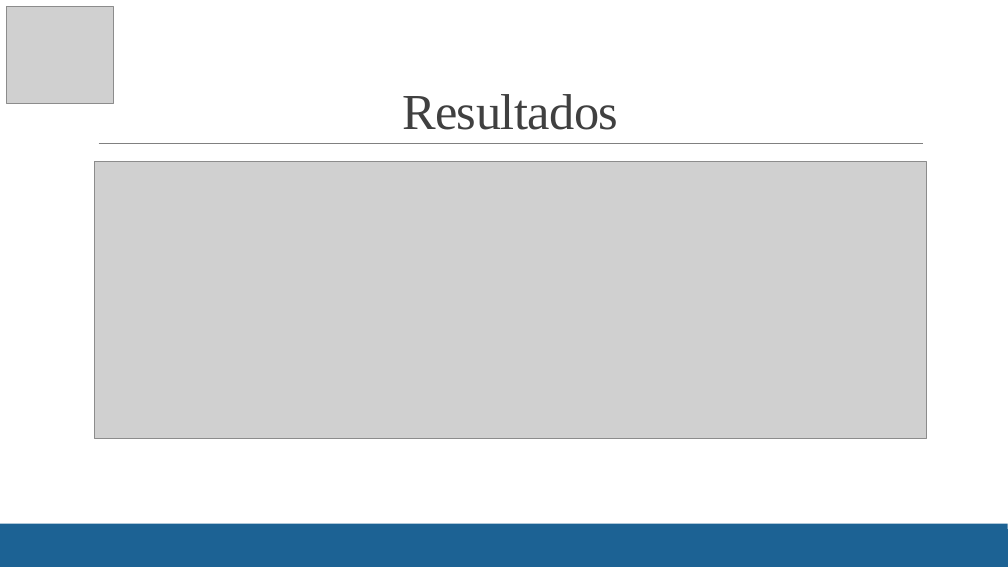
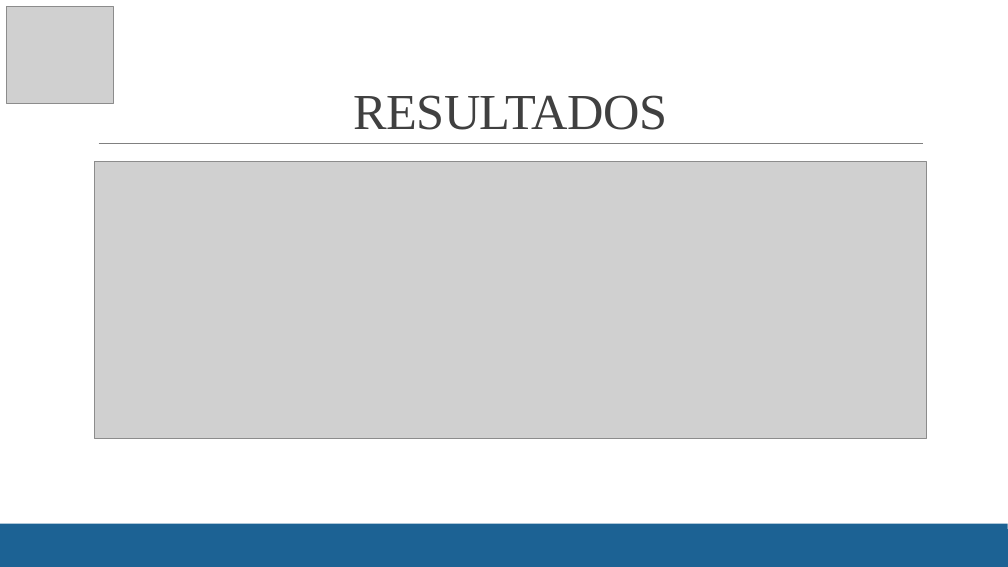
Before and after one commit to arezit/monkeysreceitas, a slide deck: slide 9 of TEXcerto.pptx (slide 7 before the commit). Drawn at 1008x567 pixels with LibreOffice and Linux fonts; fonts in the diff are those of the drawing; grey boxes stand for pictures. Boxes give left, top, right and bottom in pixels: in the first picture for what was removed or moved away, otherwise in the second. Text is boxed around its words. In the diff, an @@ line names an element or a change of style, - is before the commit and + after.

```diff
--- a/TEXcerto.pptx
+++ b/TEXcerto.pptx
@@ title at bbox=[353, 95, 667, 130]: text changed @@
-Resultados
+RESULTADOS
```
Also in this commit, not shown: 12 other slides changed, 3 slides added.
